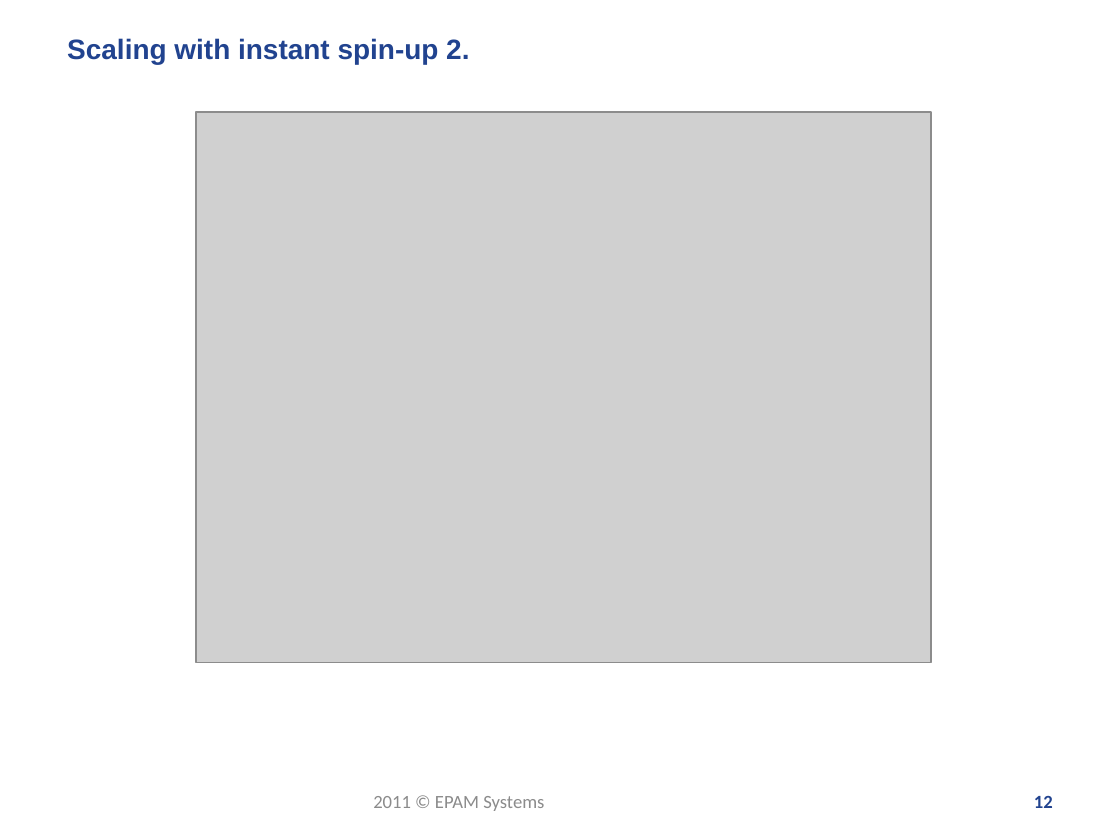
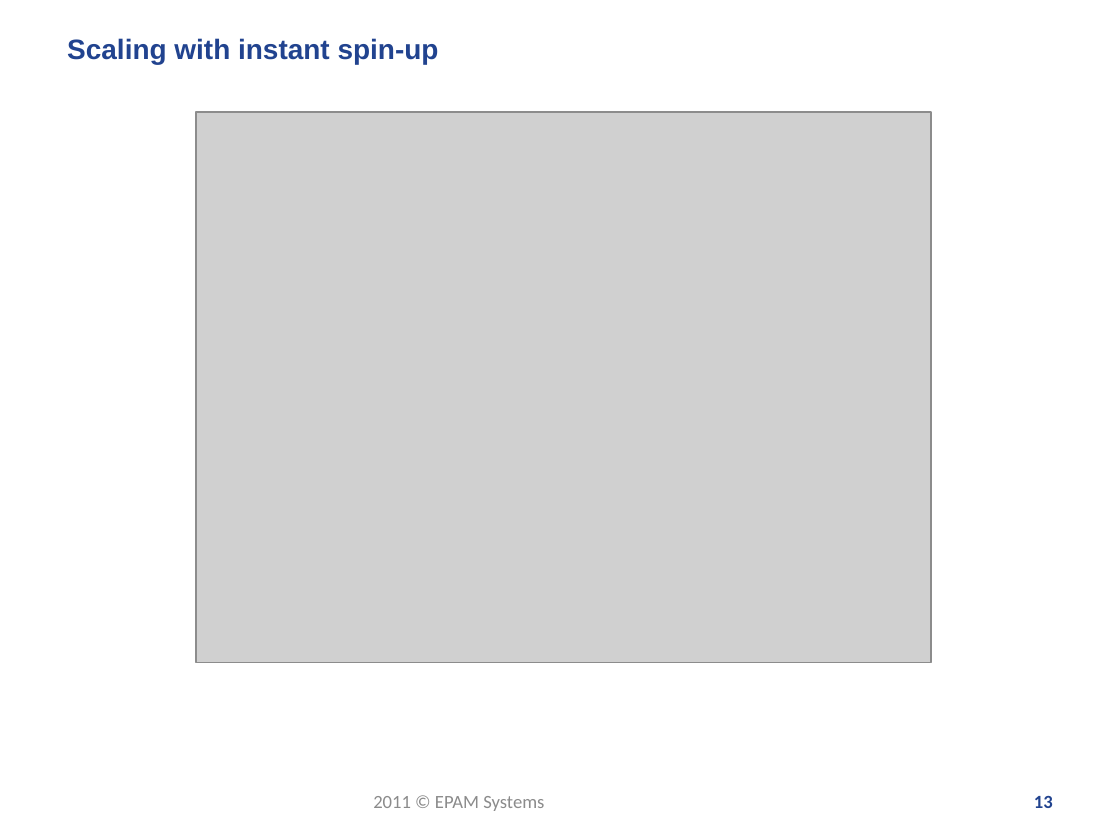
Before and after one commit to zgorbe/Heroku-HelloWorld, a slide deck: slide 13 of Heroku - meetup.pptx (slide 12 before the commit). Drawn at 1120x840 pixels with LibreOffice and Linux fonts; fonts in the diff are those of the drawing; grey boxes stand for pictures; background and template pictures are left out. Boxes give left, top, right and bottom in pixels: in the first picture for what was removed or moved away, otherwise in the second. Text is boxed around its words. In the diff, an @@ line names an element or a change of style, - is before the commit and + after.

```diff
--- a/Heroku - meetup.pptx
+++ b/Heroku - meetup.pptx
@@ title at bbox=[67, 38, 439, 64]: text changed @@
-Scaling with instant spin-up 2.
+Scaling with instant spin-up
@@ page number at bbox=[1034, 796, 1053, 808]: text changed @@
-12
+13
```
Also in this commit, not shown: 10 other slides changed, 1 slide added, 2 slides removed.
